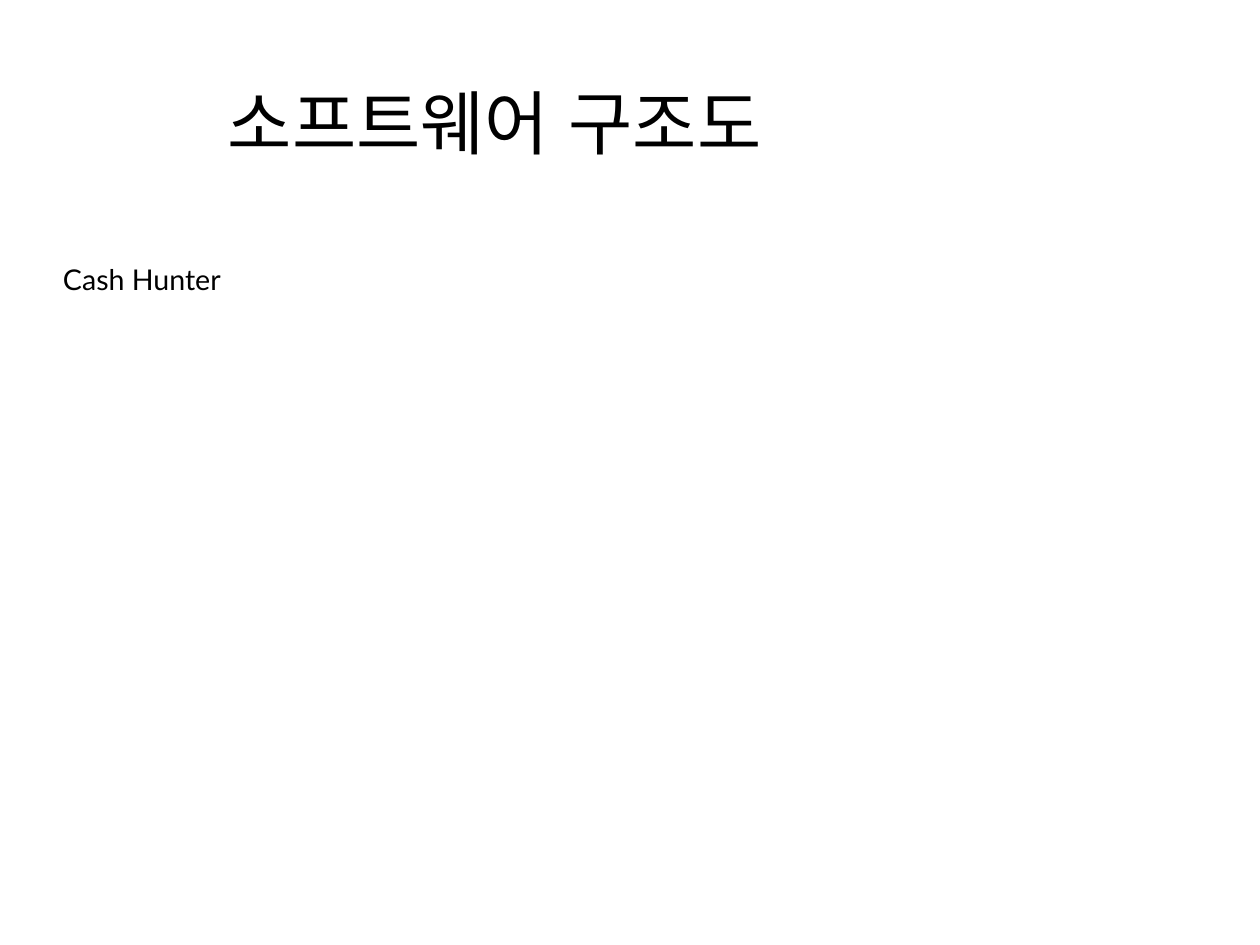
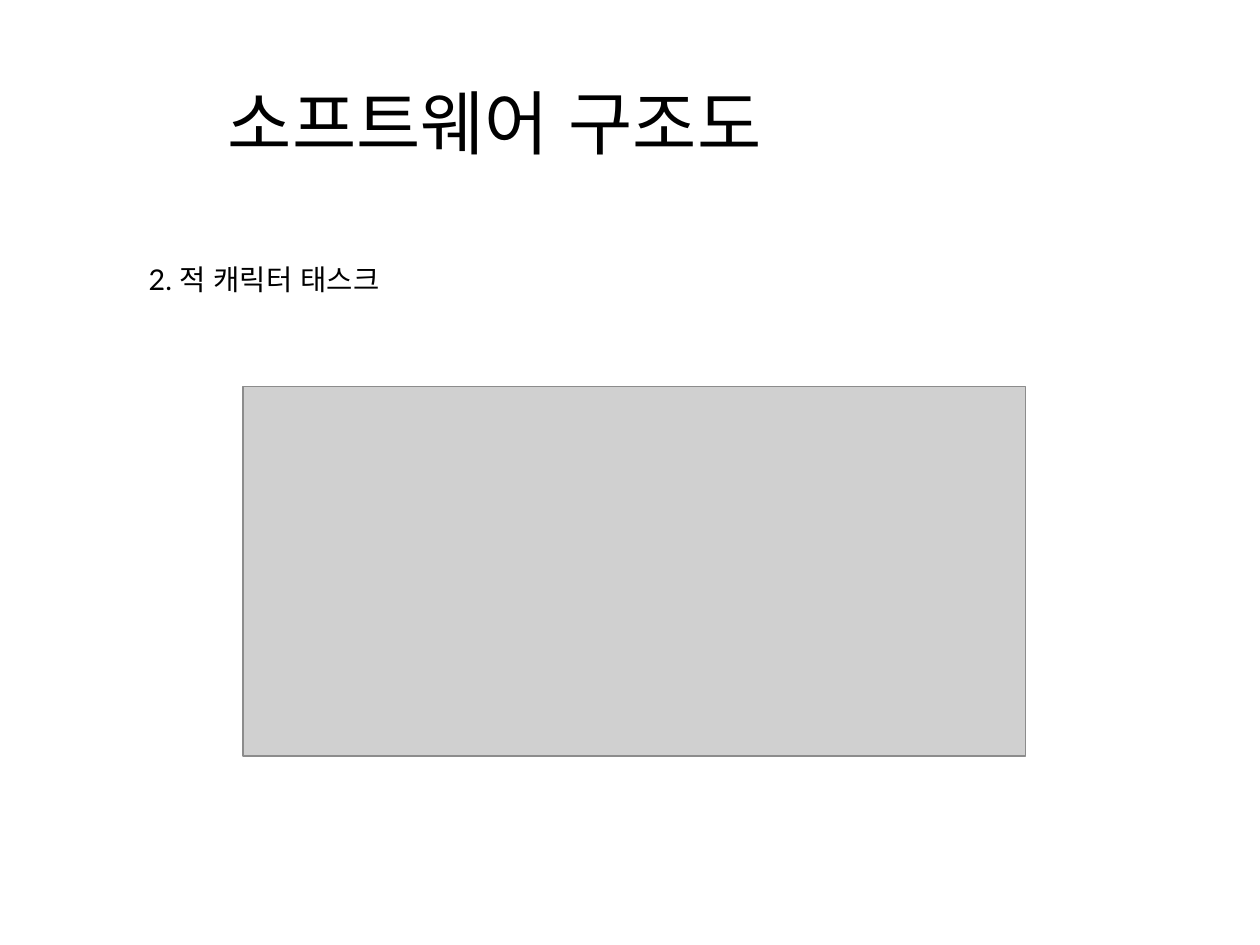
Before and after one commit to hl1itj/nds-ide, a slide deck: slide 6 of Term_Projects/Cash_Hunter/Cash_Hunter(프로젝트 제안발표).odp. Drawn at 1260x945 pixels with LibreOffice and Linux fonts; fonts in the diff are those of the drawing; grey boxes stand for pictures. Boxes give left, top, right and bottom in pixels: in the first picture for what was removed or moved away, otherwise in the second. Text is boxed around its words. In the diff, an @@ line names an element or a change of style, - is before the commit and + after.

```diff
--- a/Term_Projects/Cash_Hunter/Cash_Hunter(프로젝트 제안발표).odp
+++ b/Term_Projects/Cash_Hunter/Cash_Hunter(프로젝트 제안발표).odp
@@ text at (149, 266, 380, 293): text changed @@
-Cash Hunter
+2. 적 캐릭터 태스크
@@ picture added at (244, 388, 1027, 757) @@
```
Also in this commit, not shown: 7 other slides changed, 1 slide added, 1 slide removed, 40 other files.
